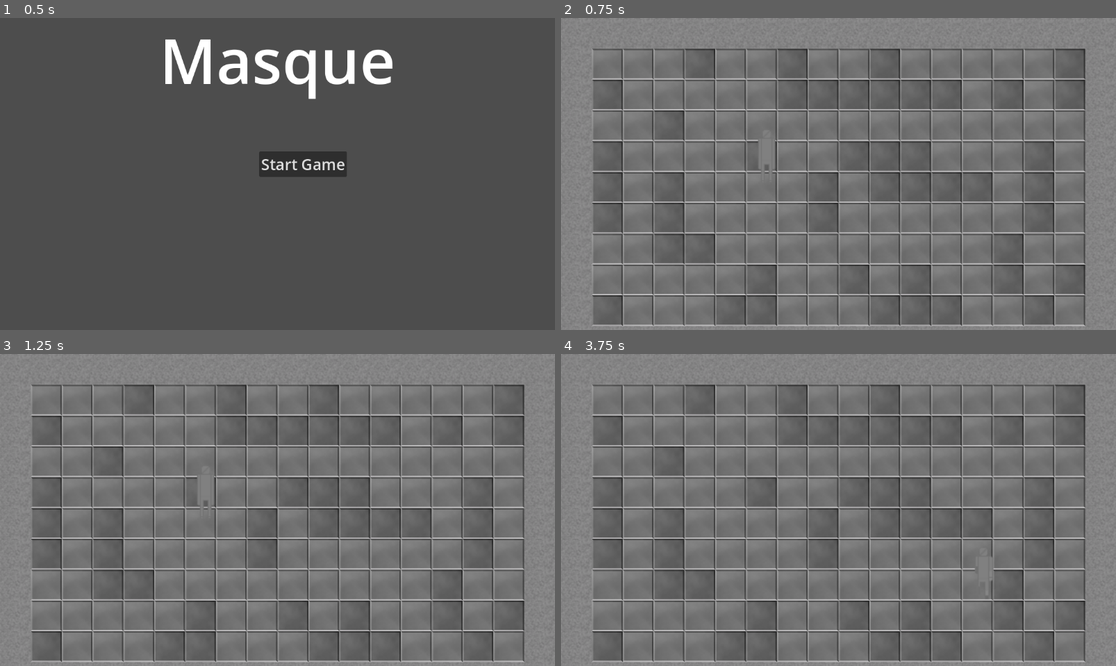
Above: before the commit, frames 1-4 (two rows, left to right).
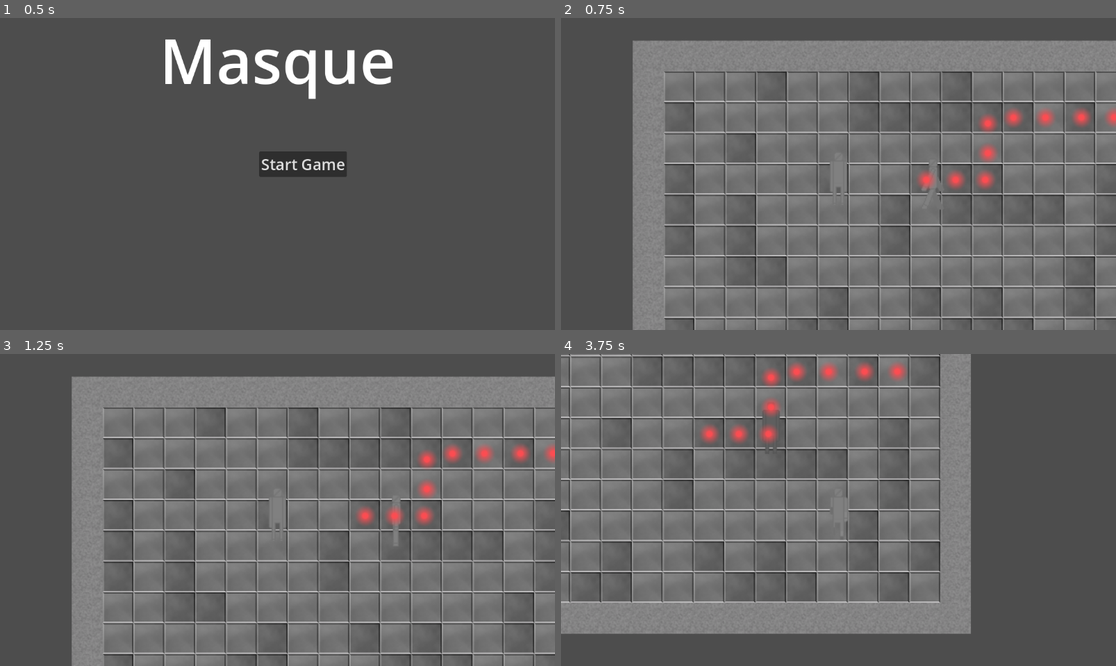
Above: after the commit, the same moments.

Repository: pagefile/godotwild86
Game: Godot game, scene res://GUI/main_menu.tscn
Same seed, same stepped clock (60 frames per second), same inputs: the game is played once before the commit and once after it.
Inputs:
- Up to frame 1 (0.5 s): no input
- Up to frame 2 (0.75 s): click "Start Game" at 0.5 s
- Up to frame 3 (1.25 s): no input
- Up to frame 4 (3.75 s): tap Enter at 1.25 s; hold D (Move Right) 1.28-2.03 s; tap F (Interact) every 0.75 s from 1.35 to 3.6 s; hold S (Move Down) 2.03-2.78 s; hold D (Move Right) 2.78-3.53 s; hold W (Move Up) from 3.53 s (still down)

Frame 1 is identical in both runs. In frame 2, 43% of the frame differs, in the area x 0-100%, y 0-100%; in frame 3, 43%; in frame 4, 51%.
Error before the commit: Trying to assign value of type 'Node2D' to a variable of type 'character.gd'. (res://scripts/maskscripts/mask.gd:9)

Commit message:
Draws mask patrol path to screen
Implemented "guide lights" for the patrol path assigned to a mask. Currently they are just on.
Organizes code by removing references from scripts that were not using them
BackAndForth mask now has a check box allowing the patrol path to loop

Diff:
--- /dev/null
+++ b/guide_light.tscn
@@ -0,0 +1,12 @@
+[gd_scene load_steps=3 format=3 uid="uid://bxpijns2nc1u2"]
+
+[ext_resource type="Script" uid="uid://b3c1x76gbse8e" path="res://scripts/maskscripts/guidelight.gd" id="1_rai1u"]
+[ext_resource type="Texture2D" uid="uid://cthkg1mhp7jh0" path="res://textures/guidelight.png" id="1_udtwr"]
+
+[node name="GuideLight" type="Node2D"]
+script = ExtResource("1_rai1u")
+color = Color(1, 0.29803923, 0.31764707, 1)
+
+[node name="Sprite" type="Sprite2D" parent="."]
+scale = Vector2(0.75, 0.75)
+texture = ExtResource("1_udtwr")
--- a/levels/test_level.tscn
+++ b/levels/test_level.tscn
@@ -2,10 +2,10 @@
 
 [ext_resource type="TileSet" uid="uid://d3ji663s6p3e4" path="res://tilesets/generic_tileset.tres" id="1_46lwt"]
 [ext_resource type="PackedScene" uid="uid://bbyviry88e5al" path="res://GUI/pause_menu.tscn" id="1_w7r7j"]
-[ext_resource type="PackedScene" uid="uid://c0i6cvqo6mrxs" path="res://test_character.tscn" id="2_x25rp"]
+[ext_resource type="PackedScene" uid="uid://c0i6cvqo6mrxs" path="res://packed_scenes/test_character.tscn" id="2_x25rp"]
 [ext_resource type="Script" uid="uid://c0qsytfvpy4v5" path="res://scripts/CharacterControllerInput.gd" id="3_gmgay"]
-[ext_resource type="PackedScene" path="res://npc.tscn" id="4_w7r7j"]
-[ext_resource type="Script" uid="uid://btb3g25dyq3di" path="res://scripts/maskscripts/back_and_forth.gd" id="6_e7anx"]
+[ext_resource type="PackedScene" uid="uid://cucleyfvlmckv" path="res://packed_scenes/npc.tscn" id="4_w7r7j"]
+[ext_resource type="PackedScene" uid="uid://cbvfec4lp7fqt" path="res://packed_scenes/back_and_forth_mask.tscn" id="5_e7anx"]
 
 [sub_resource type="CircleShape2D" id="CircleShape2D_o6mel"]
 radius = 64.0
@@ -33,16 +33,20 @@
 [node name="CollisionShape2D" type="CollisionShape2D" parent="TestCharacter/Interaction"]
 shape = SubResource("CircleShape2D_o6mel")
 
+[node name="Camera2D" type="Camera2D" parent="TestCharacter"]
+
+[node name="PatrolPath1" type="Path2D" parent="."]
+position = Vector2(608, 288)
+curve = SubResource("Curve2D_o6mel")
+
 [node name="NPC" parent="." groups=["Interactable"] instance=ExtResource("4_w7r7j")]
 position = Vector2(608, 288)
 
-[node name="Path2D" type="Path2D" parent="NPC"]
-curve = SubResource("Curve2D_o6mel")
-
-[node name="BackAndForth" type="Node2D" parent="NPC"]
-script = ExtResource("6_e7anx")
+[node name="BackAndForthMask" parent="NPC" node_paths=PackedStringArray("patrol_path") instance=ExtResource("5_e7anx")]
+patrol_path = NodePath("../../PatrolPath1")
 
 [node name="PauseScreen" parent="." instance=ExtResource("1_w7r7j")]
+visible = false
 
 [connection signal="body_entered" from="TestCharacter/Interaction" to="TestCharacter/InputController" method="_on_interaction_body_entered"]
 [connection signal="body_exited" from="TestCharacter/Interaction" to="TestCharacter/InputController" method="_on_interaction_body_exited"]
--- /dev/null
+++ b/packed_scenes/back_and_forth_mask.tscn
@@ -0,0 +1,11 @@
+[gd_scene load_steps=3 format=3 uid="uid://cbvfec4lp7fqt"]
+
+[ext_resource type="Script" uid="uid://btb3g25dyq3di" path="res://scripts/maskscripts/back_and_forth.gd" id="1_ns4lj"]
+[ext_resource type="PackedScene" uid="uid://bxpijns2nc1u2" path="res://guide_light.tscn" id="2_jxgdx"]
+
+[node name="BackAndForthMask" type="Node2D"]
+script = ExtResource("1_ns4lj")
+guidepath_step_count = 20
+guide_light_packed_scene = ExtResource("2_jxgdx")
+
+[node name="NavigationAgent2D" type="NavigationAgent2D" parent="."]
--- a/scripts/maskscripts/back_and_forth.gd
+++ b/scripts/maskscripts/back_and_forth.gd
@@ -2,9 +2,11 @@
 
 var is_going_forwards: bool = true
 
+@export var loop_path : bool = false
+
 func _start() -> void:
-
-	path_follow.loop = false
+	super._start()
+	path_follow.loop = loop_path
 
 func _pathing(delta: float) -> void:
 
@@ -15,7 +17,7 @@
 		if is_going_forwards:
 			path_follow.progress += character._speed*delta
 			if path_follow.progress_ratio >= 1:
-				is_going_forwards = false
+				is_going_forwards = !(loop_path == false)
 		else:
 			path_follow.progress -= character._speed*delta
 			if path_follow.progress_ratio <= 0:
--- /dev/null
+++ b/scripts/maskscripts/guidelight.gd
@@ -0,0 +1,17 @@
+extends Node2D
+class_name GuideLight
+
+@export var color : Color
+
+# Called when the node enters the scene tree for the first time.
+func _ready():
+	modulate = color
+
+func set_brightness(brightness : float):
+	clamp(brightness, 0, 1)
+	color.a = brightness
+	modulate = color
+
+# Called every frame. 'delta' is the elapsed time since the previous frame.
+func _process(_delta):
+	pass
--- a/scripts/maskscripts/mask.gd
+++ b/scripts/maskscripts/mask.gd
@@ -1,10 +1,21 @@
 extends Node2D
 class_name Mask
 
+@export var patrol_path : Path2D
+# Increment value for creating the guide path. A value of 1
+# means a guide is placed at every baked point
+@export var guidepath_step_count = 1
+# How many points behind the lead light up
+@export var illumination_trail = 2
+@export var guide_light_packed_scene : PackedScene
+
+# Tracking lights to illuminate them based on
+# Where the player needs to be
+var _guide_lights : Array[GuideLight]
+
 #Variables from character
 var navigation_agent: NavigationAgent2D
-var path: Path2D
-var path_follow: PathFollow2D
+var path_follow: PathFollow2D = PathFollow2D.new()
 
 @onready var character: Character = get_parent()
 var finished_going_to_target: bool = false
@@ -17,19 +28,22 @@
 	return distance
 
 func _ready() -> void:
+	patrol_path.add_child(path_follow)
 	call_deferred("_set_variables")
 	call_deferred("_start")
 
 func _set_variables() -> void:
-	navigation_agent = character.navigation_agent
-	path = character.path
-	path_follow = character.path_follow
+	navigation_agent = $NavigationAgent2D
 	character.mask =  self
 
 func _process(delta: float) -> void:
 
 	if finished_going_to_target:
 		return
+
+	# Find the closest guide light and illuminate it
+	for light in _guide_lights:
+		pass
 
 	_pathing(delta)
 	if character is NPC:
@@ -64,4 +78,14 @@
 	pass #Override this for the pathing/ai.
 
 func _start() -> void:
-	pass #Override this for starting.
+	# Get the baked points of the path and create guide lights on them
+	var points = patrol_path.curve.get_baked_points()
+	var index = 0
+	if guidepath_step_count < 1:
+		guidepath_step_count = 1
+	while index < points.size():
+		var light = guide_light_packed_scene.instantiate()
+		get_tree().current_scene.add_child(light)
+		light.global_position = patrol_path.global_transform * points[index]
+		index += guidepath_step_count
+		_guide_lights.push_back(light)
--- a/scripts/npc_character.gd
+++ b/scripts/npc_character.gd
@@ -5,24 +5,14 @@
 #Also add a Path2D if it's being used in the Mask.
 #NOTE: pls fix the anim
 
-var navigation_agent: NavigationAgent2D
+#var navigation_agent: NavigationAgent2D
 var path: Path2D
-var path_follow: PathFollow2D = PathFollow2D.new()
 
 func _ready() -> void:
-	var _nav_agent = get_node_or_null("NavigationAgent2D")
-	if _nav_agent:
-		navigation_agent = _nav_agent
-
-	var _path = get_node_or_null("Path2D")
-	if _path:
-
-		path = _path
-
-		path.add_child(path_follow)
-		call_deferred("_reparent_path")
-	else:
-		print("In npc {0}, no path has been set.".format([self]))
+	pass
+#	var _nav_agent = get_node_or_null("NavigationAgent2D")
+#	if _nav_agent:
+#		navigation_agent = _nav_agent
 
 func _interact(player: Character) -> void:
 
@@ -33,11 +23,10 @@
 		player.mask = mask
 		mask.reparent(player)
 		mask.character = player
-		mask.navigation_agent.reparent(player)
+#		mask.navigation_agent.reparent(player)
 		mask = null
 		_movement = Vector2.ZERO
 		get_node("CollisionShape").disabled = true
 
 func _reparent_path() -> void:
-
-	path.reparent(get_parent())
+	pass
Not shown, added: scripts/maskscripts/guidelight.gd.uid
Binary file added: textures/guidelight.png
Not shown, added: textures/guidelight.png.import
